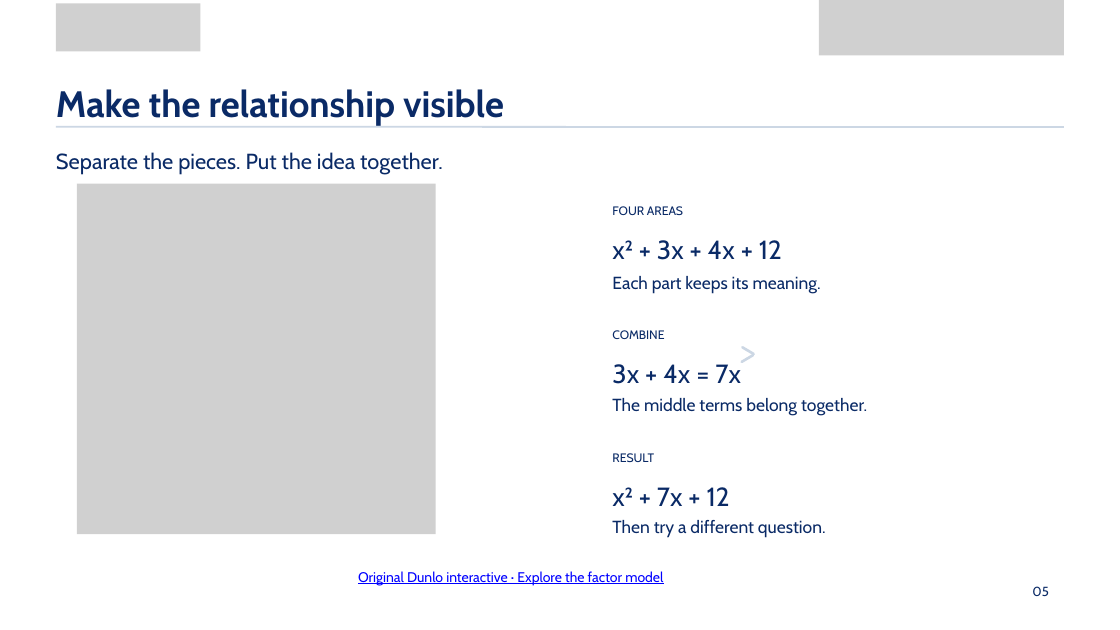
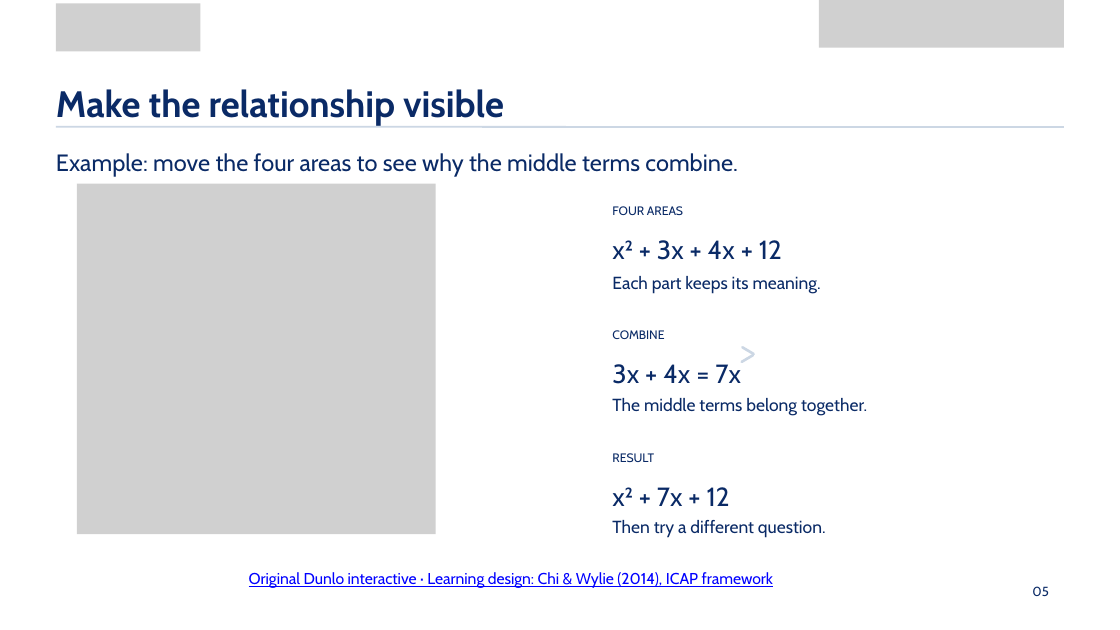
Before and after one commit to KhanAcademy-Backtrack/KhanAcademy-Backtrack-Demo, a slide deck: slide 5 of output/submission/Dunlo_KEIC_2026_Editable.pptx. Drawn at 1120x630 pixels with LibreOffice and Linux fonts; fonts in the diff are those of the drawing; grey boxes stand for pictures; background and template pictures are left out. Boxes give left, top, right and bottom in pixels: in the first picture for what was removed or moved away, otherwise in the second. Text is boxed around its words. In the diff, an @@ line names an element or a change of style, - is before the commit and + after.

Commit message:
Make Dunlo submission deck self-contained and restore research

```diff
--- a/output/submission/Dunlo_KEIC_2026_Editable.pptx
+++ b/output/submission/Dunlo_KEIC_2026_Editable.pptx
@@ picture: place and size @@
-picture at bbox=[819, 0, 1065, 55]
+picture at bbox=[819, 0, 1065, 48]
@@ text at bbox=[56, 153, 738, 177]: text changed; size 18.8 to 20.2 pt @@
-Separate the pieces. Put the idea together.
+Example: move the four areas to see why the middle terms combine.
@@ text at bbox=[249, 572, 773, 588]: text changed; size 12 to 13.5 pt @@
-Original Dunlo interactive · Explore the factor model
+Original Dunlo interactive · Learning design: Chi & Wylie (2014), ICAP framework
```
Also in this commit, not shown: 7 other slides changed, 4 slides added, 4 slides removed, 5 other files.
